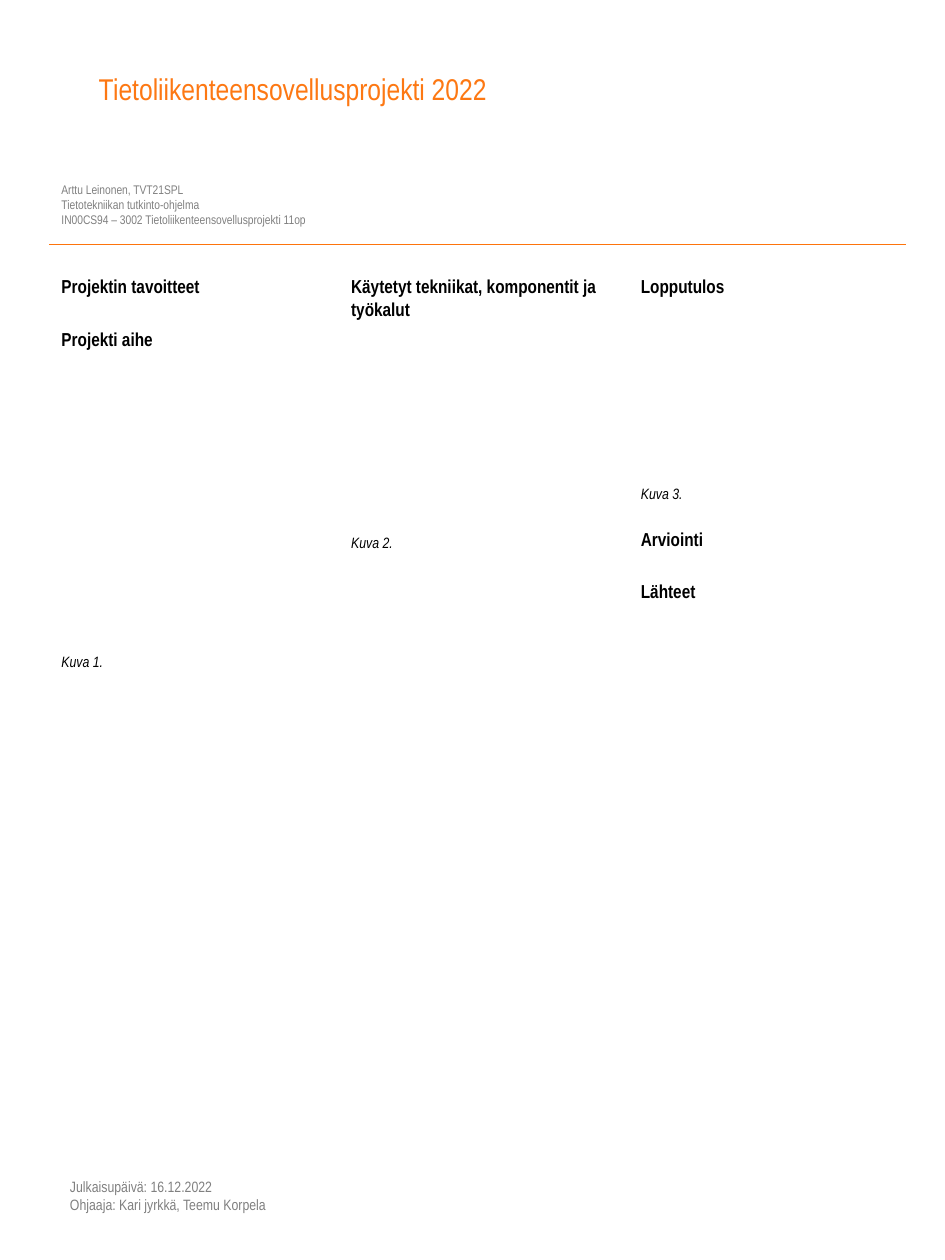
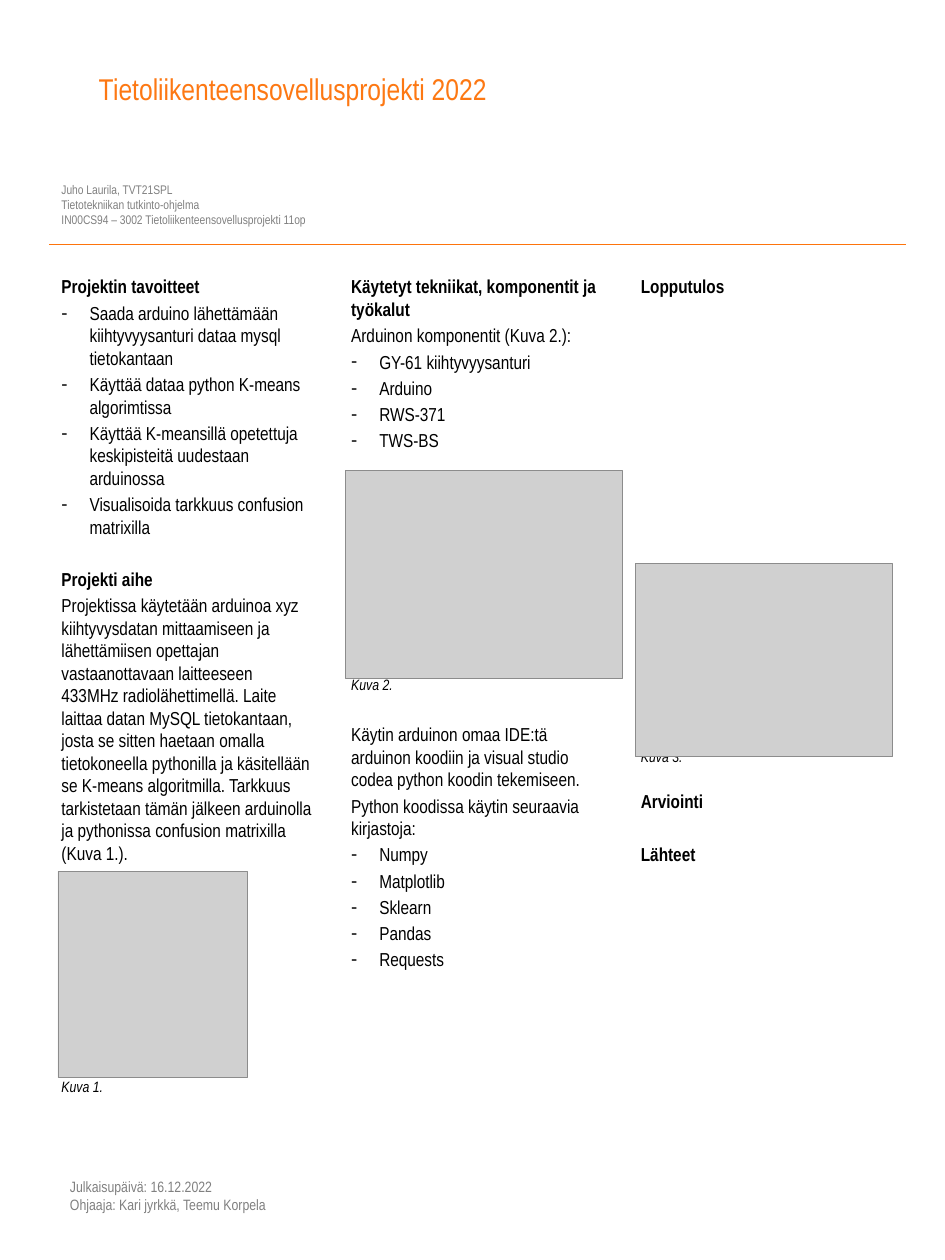
Before and after one commit to JuhoLaurila00/TietoliikenteenSovellusprojekti, a slide deck: slide 1 of Posteri.pptx. Drawn at 945x1260 pixels with LibreOffice and Linux fonts; fonts in the diff are those of the drawing; grey boxes stand for pictures; background and template pictures are left out. Boxes give left, top, right and bottom in pixels: in the first picture for what was removed or moved away, otherwise in the second. Text is boxed around its words. In the diff, an @@ line names an element or a change of style, - is before the commit and + after.

Commit message:
Posteria

```diff
--- a/Posteri.pptx
+++ b/Posteri.pptx
@@ text at bbox=[61, 185, 173, 196]: text changed @@
-Arttu Leinonen, TVT21SPL
+Juho Laurila, TVT21SPL
@@ text "Lopputulos" rewrapped from bbox=[641, 279, 725, 599] to bbox=[641, 279, 725, 862] @@
@@ text at bbox=[90, 306, 304, 534]: paragraphs added @@
+– Saada arduino lähettämään kiihtyvyysanturi dataa mysql tietokantaan
+– Käyttää dataa python K-means algorimtissa
+– Käyttää K-meansillä opetettuja keskipisteitä uudestaan arduinossa
+– Visualisoida tarkkuus confusion matrixilla
@@ text at bbox=[351, 328, 571, 448]: paragraphs added @@
+Arduinon komponentit (Kuva 2.):
+– GY-61 kiihtyvyysanturi
+– Arduino
+– RWS-371
+– TWS-BS
@@ picture added at bbox=[346, 471, 623, 679] @@
@@ picture added at bbox=[635, 563, 893, 757] @@
@@ text at bbox=[61, 598, 312, 864]: paragraph added @@
+Projektissa käytetään arduinoa xyz kiihtyvysdatan mittaamiseen ja lähettämiisen opettajan vastaanottavaan laitteeseen 433MHz radiolähettimellä. Laite laittaa datan MySQL tietokantaan, josta se sitten haetaan omalla tietokoneella pythonilla ja käsitellään se K-means algoritmilla. Tarkkuus tarkistetaan tämän jälkeen arduinolla ja pythonissa confusion matrixilla (Kuva 1.).
@@ text at bbox=[351, 727, 580, 970]: paragraphs added @@
+Käytin arduinon omaa IDE:tä arduinon koodiin ja visual studio codea python koodin tekemiseen.
+Python koodissa käytin seuraavia kirjastoja:
+– Numpy
+– Matplotlib
+– Sklearn
+– Pandas
+– Requests
@@ picture added at bbox=[58, 871, 248, 1077] @@
```
